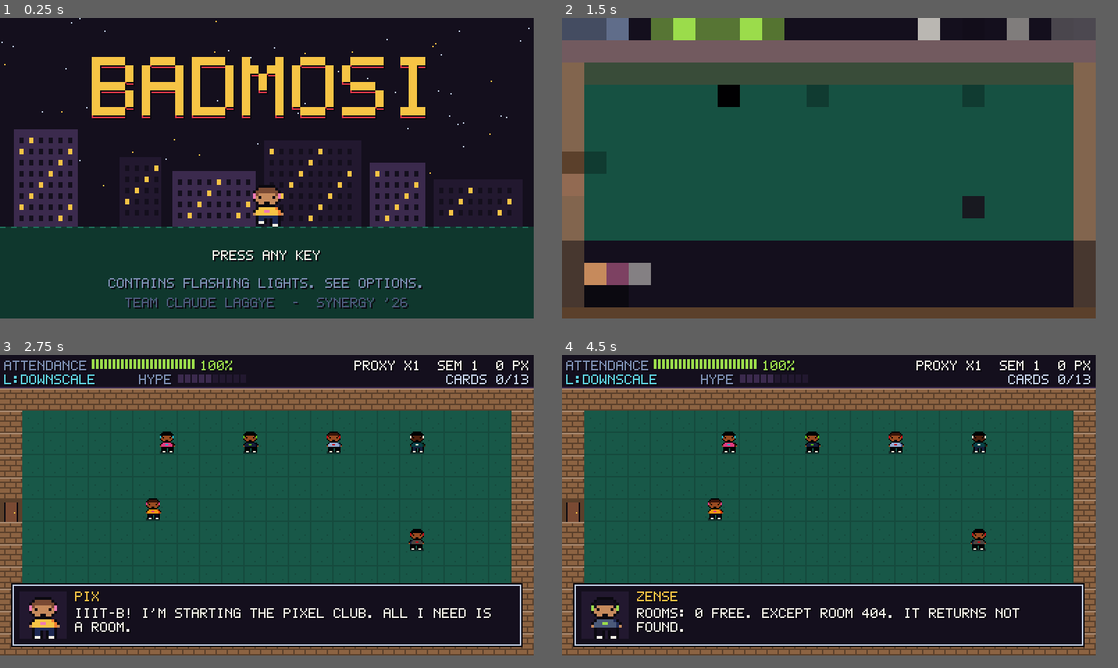
Above: before the commit, frames 1-4 (two rows, left to right).
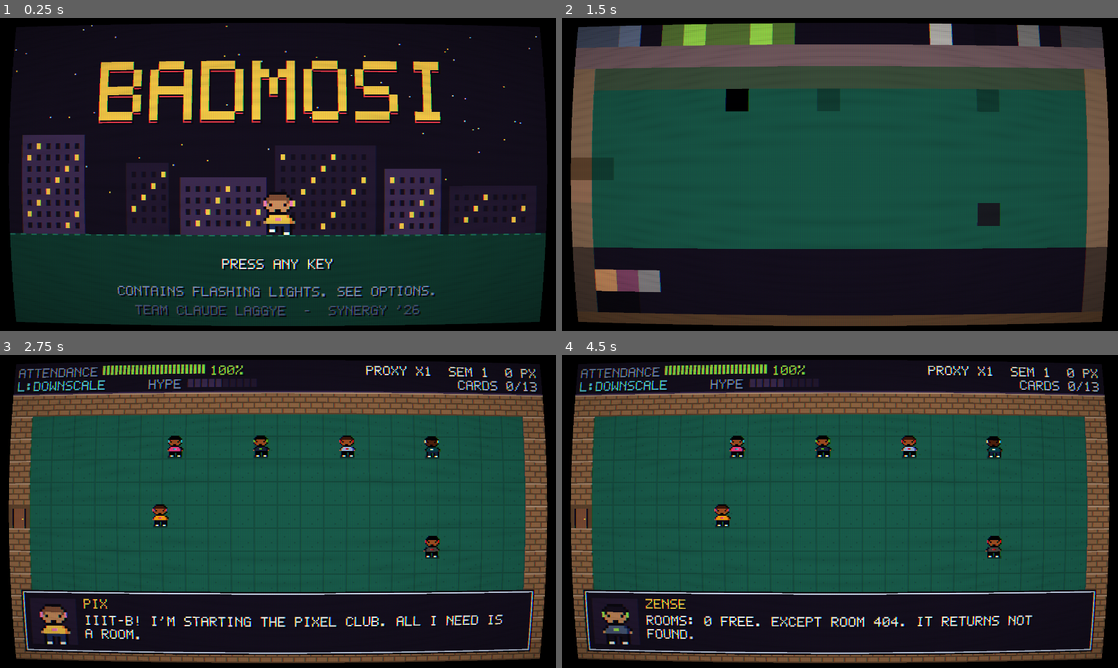
Above: after the commit, the same moments.

Repository: Paradox-73/Badmosi
Game: Godot game, scene res://scenes/main.tscn
Same seed, same stepped clock (60 frames per second), same inputs: the game is played once before the commit and once after it.
Inputs (mouse positions are in pixels of both pictures, inside the frame that each line leads up to):
- Up to frame 1 (0.25 s): no input
- Up to frame 2 (1.5 s): tap Enter at 0.5 s; move the mouse to (945, 152) at 0.52 s; hold D (right) 0.53-1.25 s; hold F (fit) 0.53-1.25 s; click (945, 152) at 0.67 s; tap Space at 0.77, 1.25 s; drag from (723, 183) to (801, 227) at 1.27 s
- Up to frame 3 (2.75 s): move the mouse to (322, 439) at 2.02 s; hold D (right) from 2.03 s (still down); hold K (dodge) from 2.03 s (still down); tap F (fit) at 2.3 s
- Up to frame 4 (4.5 s): release D (right) at 2.75 s; release K (dodge) at 2.75 s; drag from (801, 564) to (667, 461) at 2.77 s; move the mouse to (990, 549) at 3.52 s; hold A (left) 3.53-4.25 s; hold L (special) 3.53-4.25 s; tap Space at 3.77 s; tap F (fit) at 3.8 s; tap F11 (fullscreen) at 4.15 s; drag from (667, 461) to (751, 430) at 4.27 s
In our replay, the window is 768x432 before the commit and 800x450 after it. These sizes can differ from the game's own. Grey fills any space a smaller window leaves; there, only what the larger window draws over its background counts as a difference.

The runs differ from the first frame. In frame 1, 29% of the frame differs, in the area x 0-99%, y 0-99%; in frame 2, 25%; in frame 3, 32%; in frame 4, 32%.

Commit message:
Add a CRT filter over the scaled game frame, toggle in Options

Diff:
--- a/project.godot
+++ b/project.godot
@@ -26,9 +26,6 @@
 window/size/viewport_height=216
 window/size/window_width_override=1536
 window/size/window_height_override=864
-window/stretch/mode="viewport"
-window/stretch/aspect="keep"
-window/stretch/scale_mode="integer"
 
 [gui]
 
--- a/scripts/autoload/game.gd
+++ b/scripts/autoload/game.gd
@@ -37,7 +37,7 @@
 var assist_double := false
 var opts := {
 	"music": 0.7, "sfx": 0.8, "clean_text": false, "shake": true,
-	"reduce_flash": false, "fullscreen": false, "rhythm_offset": 0, "hoodie": 0,
+	"reduce_flash": false, "fullscreen": false, "rhythm_offset": 0, "hoodie": 0, "crt": true,
 }
 
 
@@ -313,3 +313,5 @@
 			DisplayServer.window_set_mode(mode)
 	if has_node("/root/Audio"):
 		get_node("/root/Audio").apply_volumes()
+	if main:
+		main.set_crt(opts.crt)
--- a/scripts/main.gd
+++ b/scripts/main.gd
@@ -1,6 +1,8 @@
 extends Node
 ## Root of the game. Owns the screen stack, the effect layers, the mosaic
-## transition, the flash overlay and the pause menu.
+## transition, the flash overlay and the pause menu. The game draws into a
+## 384 x 216 SubViewport, shown at the largest whole-number scale that fits
+## the window, through the CRT filter when it is on.
 
 const SCREENS := {
 	"title": "res://scripts/ui/title.gd",
@@ -26,31 +28,56 @@
 var _palette: ColorRect
 var _pause: CanvasLayer
 var _busy := false
+var _frame: SubViewportContainer
+var _vp: SubViewport
+var _crt := ShaderMaterial.new()
 
 
 func _ready() -> void:
 	Game.main = self
+	_frame = SubViewportContainer.new()
+	_frame.stretch = true
+	_frame.texture_filter = CanvasItem.TEXTURE_FILTER_NEAREST
+	_frame.process_mode = Node.PROCESS_MODE_ALWAYS
+	add_child(_frame)
+	_vp = SubViewport.new()
+	_vp.size = Vector2i(Px.W, Px.H)
+	_vp.snap_2d_transforms_to_pixel = true
+	_vp.snap_2d_vertices_to_pixel = true
+	_vp.canvas_item_default_texture_filter = Viewport.DEFAULT_CANVAS_ITEM_TEXTURE_FILTER_NEAREST
+	_frame.add_child(_vp)
+	_crt.shader = load("res://shaders/crt.gdshader")
+	get_tree().root.size_changed.connect(_fit_frame)
+	_fit_frame()
+	set_crt(Game.opts.get("crt", true))
+	var tap := PauseTap.new()
+	tap.main = self
+	_vp.add_child(tap)
+
 	world = Node2D.new()
 	world.name = "World"
-	add_child(world)
+	world.process_mode = Node.PROCESS_MODE_PAUSABLE
+	_vp.add_child(world)
 	fx_layer = Node2D.new()
 	fx_layer.name = "FxLayer"
 	fx_layer.z_index = 50
 	world.add_child(fx_layer)
 	ui = CanvasLayer.new()
 	ui.layer = 45
-	add_child(ui)
+	ui.process_mode = Node.PROCESS_MODE_PAUSABLE
+	_vp.add_child(ui)
 
 	var pal_layer := CanvasLayer.new()
 	pal_layer.layer = 40
-	add_child(pal_layer)
+	_vp.add_child(pal_layer)
 	_palette = _overlay_rect(load("res://shaders/palette.gdshader"))
 	_palette.visible = false
 	pal_layer.add_child(_palette)
 
 	var top := CanvasLayer.new()
 	top.layer = 90
-	add_child(top)
+	top.process_mode = Node.PROCESS_MODE_PAUSABLE
+	_vp.add_child(top)
 	_mosaic = _overlay_rect(load("res://shaders/mosaic.gdshader"))
 	_mosaic.visible = false
 	top.add_child(_mosaic)
@@ -61,7 +88,7 @@
 	top.add_child(_flash)
 
 	_pause = preload("res://scripts/ui/pause_menu.gd").new()
-	add_child(_pause)
+	_vp.add_child(_pause)
 
 	var first := "title"
 	for a in OS.get_cmdline_user_args():
@@ -160,7 +187,26 @@
 	_palette.visible = true
 
 
-func _unhandled_input(e: InputEvent) -> void:
-	if e.is_action_pressed("pause") and not get_tree().paused and screen and screen.get("pausable") == true and not _busy:
-		get_viewport().set_input_as_handled()
-		_pause.open()
+## Scales the game frame by the largest whole number that fits the window,
+## so every game pixel stays a sharp square, and centres it.
+func _fit_frame() -> void:
+	var win := Vector2(get_tree().root.size)
+	var k := maxi(1, mini(floori(win.x / Px.W), floori(win.y / Px.H)))
+	_frame.stretch_shrink = k
+	_frame.size = Vector2(Px.W * k, Px.H * k)
+	_frame.position = ((win - _frame.size) / 2.0).floor()
+
+
+func set_crt(on: bool) -> void:
+	_frame.material = _crt if on else null
+
+
+## Opens the pause menu. Runs inside the game viewport, so menus that use
+## Esc as "back" mark it handled first.
+class PauseTap extends Node:
+	var main: Node
+
+	func _unhandled_input(e: InputEvent) -> void:
+		if e.is_action_pressed("pause") and not get_tree().paused and main.screen and main.screen.get("pausable") == true and not main._busy:
+			get_viewport().set_input_as_handled()
+			main._pause.open()
--- a/scripts/ui/options_items.gd
+++ b/scripts/ui/options_items.gd
@@ -17,6 +17,8 @@
 			"change": func(d): Game.difficulty = (Game.difficulty + d + 3) % 3})
 	items.append({"text": "PIX'S HOODIE", "value": func(): return str(Game.HOODIES[int(Game.opts.hoodie) % Game.HOODIES.size()][0]).to_upper(),
 		"change": func(d): Game.opts.hoodie = (int(Game.opts.hoodie) + d + Game.HOODIES.size()) % Game.HOODIES.size(); Game.save_options()})
+	items.append({"text": "CRT FILTER", "value": func(): return onoff(Game.opts.crt),
+		"change": func(_d): Game.opts.crt = not Game.opts.crt; Game.apply_options(); Game.save_options()})
 	items.append({"text": "RHYTHM OFFSET", "value": func(): return "%d MS" % int(Game.opts.rhythm_offset),
 		"change": func(d): Game.opts.rhythm_offset = clampi(int(Game.opts.rhythm_offset) + d * 10, -300, 300); Game.save_options()})
 	items.append({"text": "CLEAN TEXT", "value": func(): return onoff(Game.opts.clean_text),
--- /dev/null
+++ b/shaders/crt.gdshader
@@ -0,0 +1,35 @@
+shader_type canvas_item;
+// CRT look over the whole game, drawn at window resolution: a slight bulge,
+// a dark gap between rows of game pixels, a faint RGB stripe mask, colour
+// fringing and a vignette. rows is the game height in pixels.
+uniform float rows = 216.0;
+uniform float curve = 0.035;
+uniform float scan = 0.38;
+uniform float mask = 0.12;
+
+void fragment() {
+	vec2 c = UV * 2.0 - 1.0;
+	c *= 1.0 + curve * dot(c, c);
+	vec2 uv = c * 0.5 + 0.5;
+	if (uv.x < 0.0 || uv.x > 1.0 || uv.y < 0.0 || uv.y > 1.0) {
+		COLOR = vec4(0.0, 0.0, 0.0, 1.0);
+	} else {
+		float fringe = 0.35 / (rows * 16.0 / 9.0);
+		vec3 col;
+		col.r = texture(TEXTURE, uv + vec2(fringe, 0.0)).r;
+		col.g = texture(TEXTURE, uv).g;
+		col.b = texture(TEXTURE, uv - vec2(fringe, 0.0)).b;
+		// Row gaps: brightest in the middle of each game pixel row.
+		float f = abs(fract(uv.y * rows) - 0.5) * 2.0;
+		col *= 1.0 - scan * f * f;
+		// Phosphor stripes, one screen pixel each.
+		int stripe = int(mod(FRAGCOORD.x, 3.0));
+		vec3 m = vec3(1.0 - mask);
+		m[stripe] = 1.0;
+		col *= m;
+		// Brighten to make up for the darkening, then vignette.
+		col *= 1.25;
+		float v = 1.0 - 0.35 * pow(length(c * vec2(0.9, 1.0)) * 0.72, 3.0);
+		COLOR = vec4(col * v, 1.0);
+	}
+}
Not shown, added: shaders/crt.gdshader.uid
